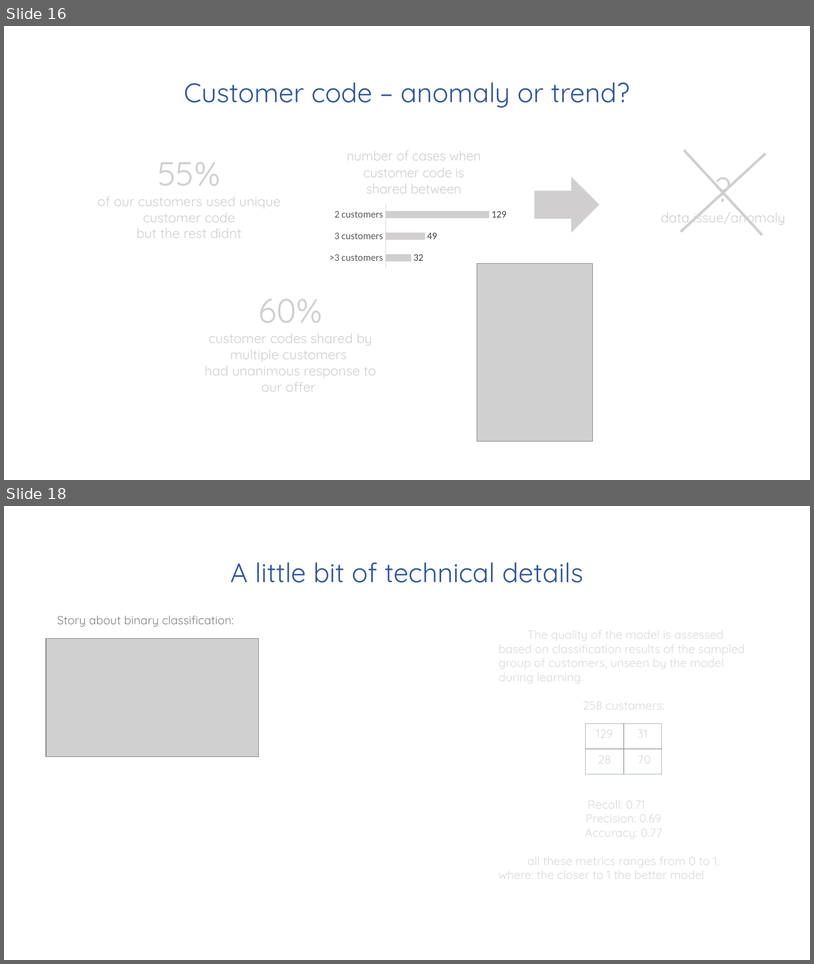
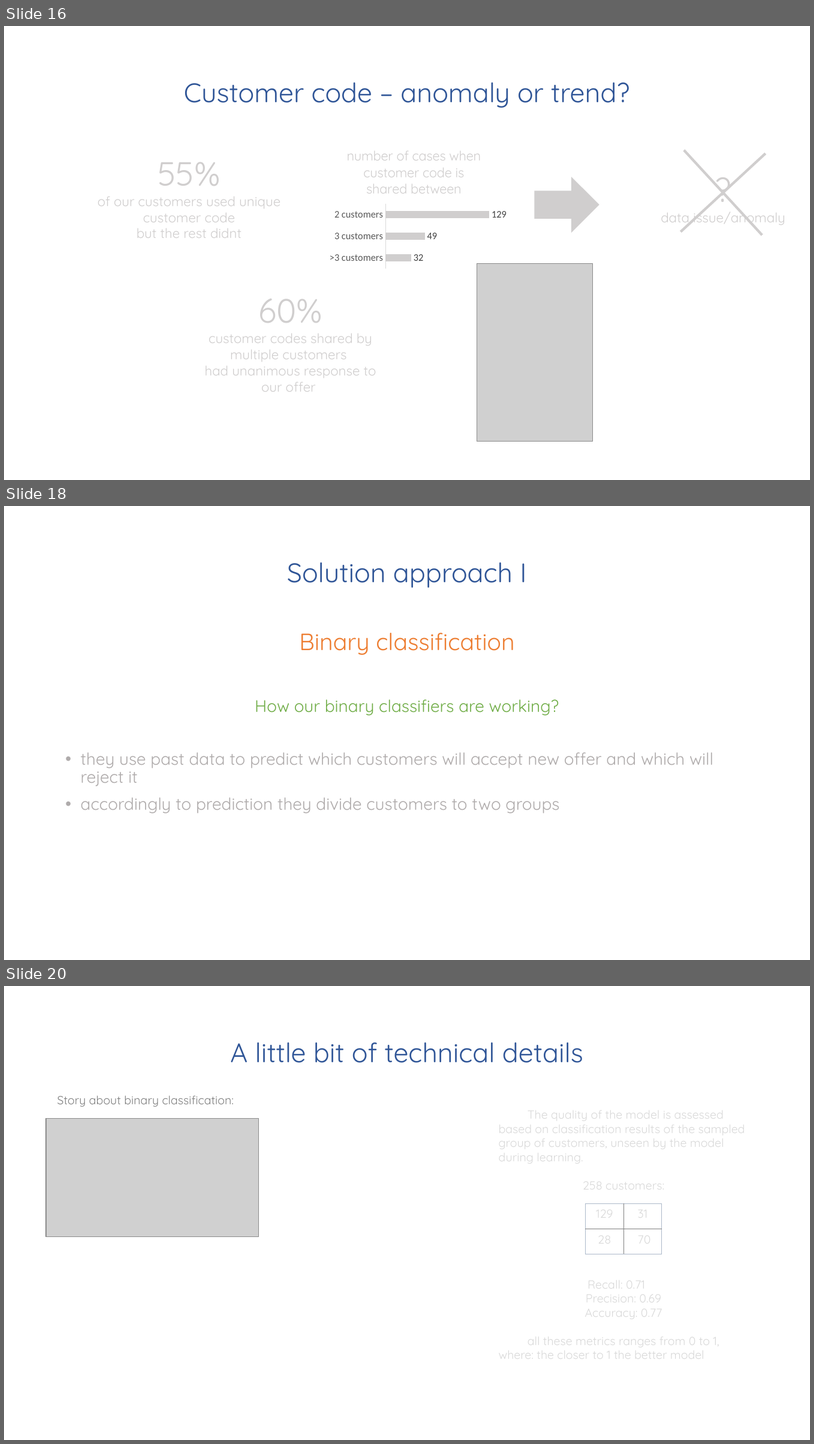
Before and after one commit to mjasieczko/new_offer_success_predictor, a slide deck: presentations/business/pnos_business_ppt.pptx. Shown one above the other, each under a label of ours: slides 16 and 18 before the commit, slides 16, 18 and 20 after it; the slides between them are not shown. The pictures are 814x964 and 814x1444 pixels, drawn with LibreOffice and Linux fonts; fonts in the diff are those of the drawing; grey boxes stand for pictures. Boxes give left, top, right and bottom in pixels: in the first picture for what was removed or moved away, otherwise in the second. Text is boxed around its words. In the diff, an @@ line names an element or a change of style, - is before the commit and + after.

```diff
--- a/presentations/business/pnos_business_ppt.pptx
+++ b/presentations/business/pnos_business_ppt.pptx
@@ slide 18 added at (x1=4, y1=506, x2=810, y2=960), background #FFFFFF @@
@@ title added at (x1=287, y1=562, x2=527, y2=588), 32 pt, text #2F5597 @@
+Solution approach I
@@ text added at (x1=81, y1=633, x2=714, y2=813), 20 pt, text #AFABAB @@
+Binary classification
+How our binary classifiers are working?
+• they use past data to predict which customers will accept new offer and which will reject it
+• accordingly to prediction they divide customers to two groups
@@ what was slide 18 is now slide 20 @@
```
Also in this commit, not shown: 7 slides changed, 1 other slide added.
